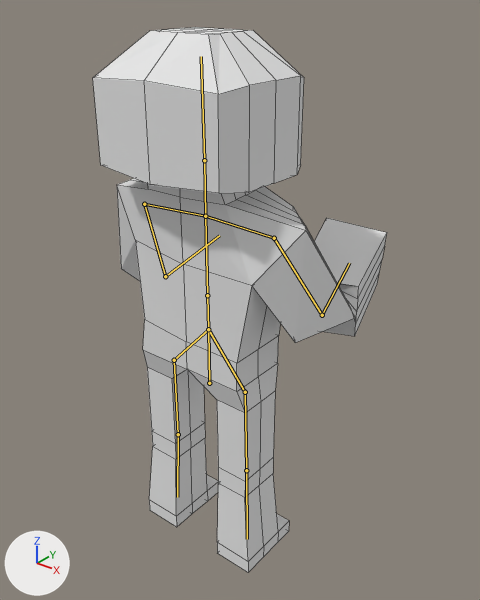
One commit to the Blender file Content/Models/person1.blend: the scene before it, then after it.
Rendered twice from a 50 mm lens placed at (6.24, -7.0, 4.55), pointed at (0.05, 0.74, -0.25). Lighting does not change. The marker at lower left points along +X, +Y and +Z. Both versions are drawn at frame 1 of the action 'Run'; the numbers are the values there. The bones that bend it are drawn over the model as lines. Mesh edges are drawn as thin lines.
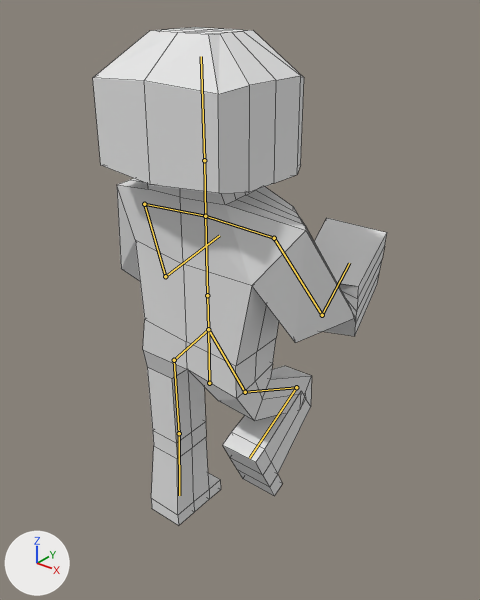
Pixel boxes (x1, y1, x2, y2) of what changed, in the pictures (480 x 600 px):
'Cube', posed (9% shorter)
    before: (93, 27, 387, 572)
    after: (93, 27, 387, 525)
bone 'Bone.002', root to tip
    before: (245, 392) to (246, 470)
    after: (245, 392) to (296, 387)
bone 'Bone.003', root to tip
    before: (246, 470) to (247, 539)
    after: (296, 387) to (249, 458)
bone 'Bone.005', root to tip
    before: (174, 360) to (178, 434)
    after: (174, 360) to (179, 433)

What the commit changed:
Bone 'Bone.002' (bone_bone_002) turns from (0, 0, 0) to (66, 0, 2) degrees about its own x, y and z.
Bone 'Bone.003' (bone_bone_003) turns from (0, 0, 0) to (-129, -2, 1) degrees about its own x, y and z.
Bone 'Bone.005' (bone_bone_005) turns from (0, 0, 0) to (1, 0, 0) degrees about its own x, y and z.
